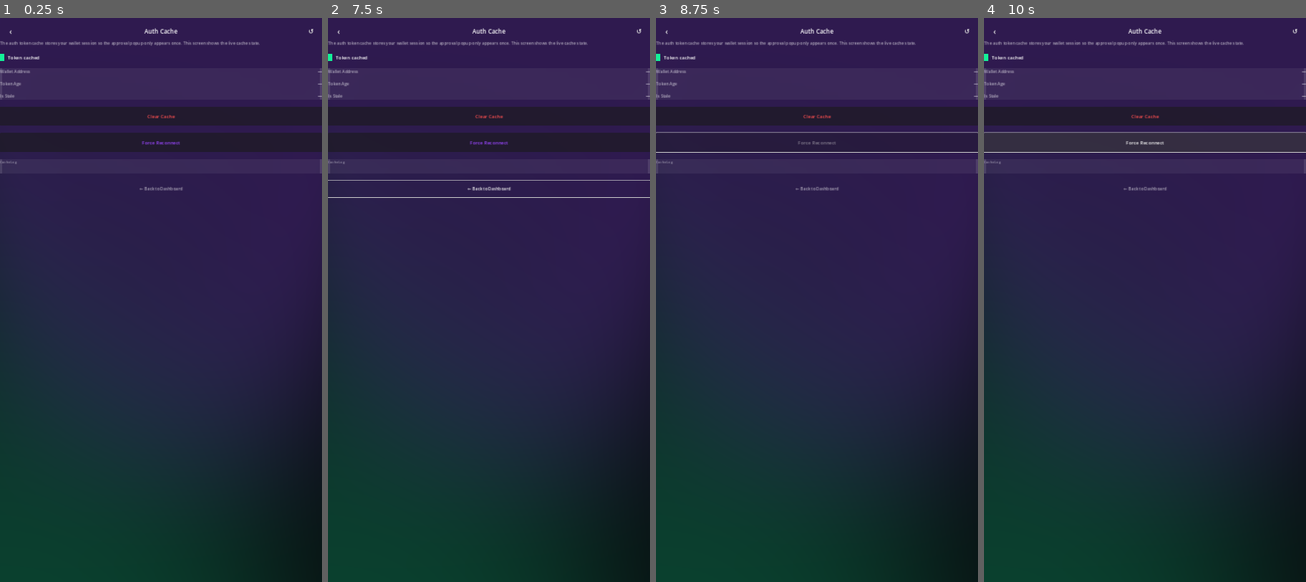
Above: before the commit, frames 1-4 (left to right).
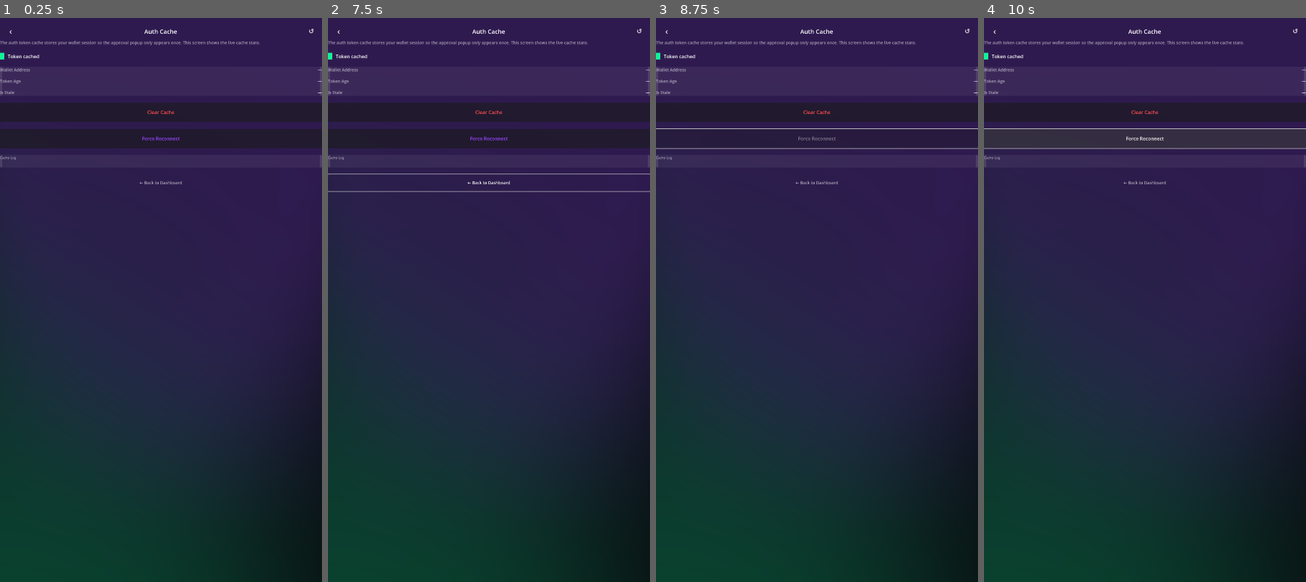
Above: after the commit, the same moments.

Repository: plinkdev1/invoke-solana-sdk
Game: Godot game, scene res://scenes/screens/AuthCache.tscn
The game is run twice, just before and just after one commit, with the same random seed, the same clock (stepped at 60 frames per second) and the same inputs. This scene is started directly instead of the project's main scene.
Inputs:
- Up to frame 1 (0.25 s): no input
- Up to frame 2 (7.5 s): click "‹" at 0.5 s; click "↺" at 1.25 s; click "Clear Cache" at 2 s; click "‹" at 2.75 s; click "↺" at 3.5 s; click "Clear Cache" at 4.25 s; click "‹" at 5 s; click "↺" at 5.75 s; click "Clear Cache" at 6.5 s; click "← Back to Dashboard" at 7.25 s
- Up to frame 3 (8.75 s): click "Force Reconnect" at 8 s
- Up to frame 4 (10 s): no input

The runs differ from the first frame. In frame 1, 3.5% of the frame differs, in the area x 0-100%, y 1-31%; in frame 2, 4.2%, in the area x 0-100%, y 1-32%; in frame 3, 2.9%; in frame 4, 2.9%.

Commit message:
Phase 4 -- Android build setup, plugin wiring, icon, .gitignore

Diff:
--- a/example/invokequest/project.godot
+++ b/example/invokequest/project.godot
@@ -16,6 +16,7 @@
 config/tags=PackedStringArray("android", "solana", "mwa", "invoke")
 run/main_scene="res://scenes/screens/Splash.tscn"
 config/features=PackedStringArray("4.2", "Mobile")
+`nconfig/icon="res://icon.png"
 
 [autoload]
 
@@ -27,7 +28,7 @@
 window/size/viewport_width=1080
 window/size/viewport_height=1920
 window/size/resizable=false
-window/stretch/mode="canvas_items"
+window/stretch/mode="viewport"
 window/handheld/orientation=1
 
 [editor_plugins]
--- a/example/invokequest/scenes/screens/AuthCache.gd
+++ b/example/invokequest/scenes/screens/AuthCache.gd
@@ -22,7 +22,7 @@
 
 func _refresh_status() -> void:
 	var has_token := false
-	var address   := "—"
+	var address   := "â€”"
 	var age_sec   := 0
 	var is_stale  := false
 	if _mwa:
@@ -45,7 +45,7 @@
 					if age_sec > 0:
 						age_label.text = "%d min %d sec" % [age_sec / 60, age_sec % 60]
 					else:
-							age_label.text = "—"
+							age_label.text = "â€”"
 							stale_label.text = "Yes" if is_stale else "No"
 							stale_label.modulate = DesignTokens.COLOR_YELLOW if is_stale else DesignTokens.COLOR_GREEN
 							_add_log("Status refreshed -- token: %s" % str(has_token))
--- a/example/invokequest/scenes/screens/Capabilities.gd
+++ b/example/invokequest/scenes/screens/Capabilities.gd
@@ -43,8 +43,8 @@
 	var caps: Dictionary = parsed
 	clone_label.text    = _bool_str(caps.get("supports_clone_authorization", false))
 	signsend_label.text = _bool_str(caps.get("supports_sign_and_send_transactions", false))
-	max_tx_label.text   = str(caps.get("max_transactions_per_request", "—"))
-	max_msg_label.text  = str(caps.get("max_messages_per_request", "—"))
+	max_tx_label.text   = str(caps.get("max_transactions_per_request", "â€”"))
+	max_msg_label.text  = str(caps.get("max_messages_per_request", "â€”"))
 	_color_bool(clone_label,    caps.get("supports_clone_authorization", false))
 	_color_bool(signsend_label, caps.get("supports_sign_and_send_transactions", false))
 	result_card.visible = true
Not shown, added: example/invokequest/addons/mobile_wallet_adapter/MWAAccount.gd
Not shown, added: example/invokequest/addons/mobile_wallet_adapter/MWAAuthCache.gd
Not shown, added: example/invokequest/addons/mobile_wallet_adapter/MWAAuthToken.gd
Not shown, added: example/invokequest/addons/mobile_wallet_adapter/MWACacheManager.gd
Not shown, added: example/invokequest/addons/mobile_wallet_adapter/MWACapabilities.gd
Not shown, added: example/invokequest/addons/mobile_wallet_adapter/MWAError.gd
Not shown, added: example/invokequest/addons/mobile_wallet_adapter/MWAFileCache.gd
Not shown, added: example/invokequest/addons/mobile_wallet_adapter/MWAIdentity.gd
Not shown, added: example/invokequest/addons/mobile_wallet_adapter/MWAMemoryCache.gd
Not shown, added: example/invokequest/addons/mobile_wallet_adapter/MWASecureCache.gd
Not shown, added: example/invokequest/addons/mobile_wallet_adapter/MWASendOptions.gd
Not shown, added: example/invokequest/addons/mobile_wallet_adapter/MobileWalletAdapter.gd
(and 71 more such lines)
